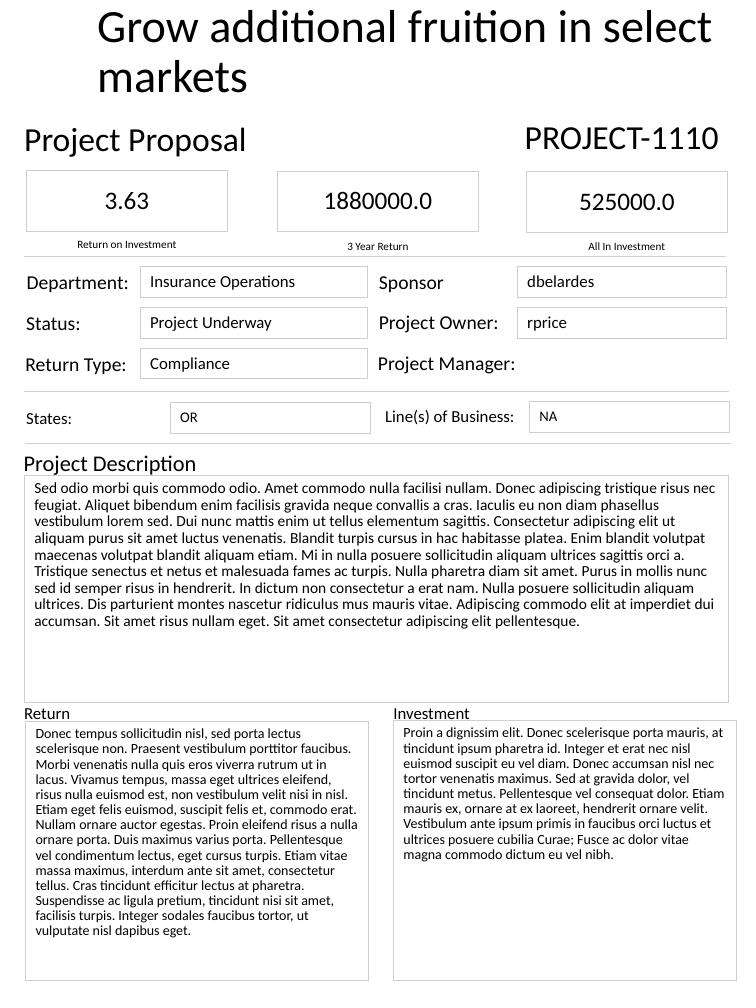
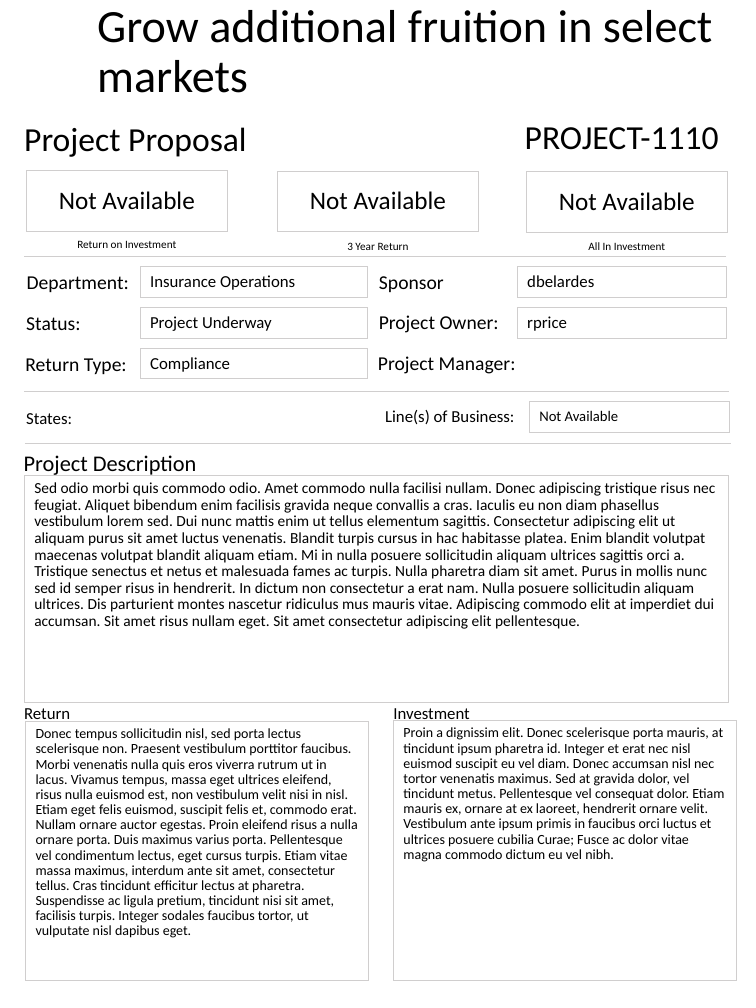
Before and after one commit to spikewood/Project-Report-Generator, a slide deck: slide 23 of ppt_output.pptx. Drawn at 756x1008 pixels with LibreOffice and Linux fonts; fonts in the diff are those of the drawing; background and template pictures are left out. Boxes give left, top, right and bottom in pixels: in the first picture for what was removed or moved away, otherwise in the second. Text is boxed around its words. In the diff, an @@ line names an element or a change of style, - is before the commit and + after.

```diff
--- a/ppt_output.pptx
+++ b/ppt_output.pptx
@@ text at (59,191,194,210): text changed @@
-3.63
+Not Available
@@ text at (310,191,446,209): text changed @@
-1880000.0
+Not Available
@@ text at (559,192,694,211): text changed @@
-525000.0
+Not Available
@@ text removed at (170,402,371,432) @@
-OR
@@ text at (539,410,619,421): text changed @@
-NA
+Not Available
```
Also in this commit, not shown: 13 other slides changed, 2 slides added, 2 slides removed, 1 other file.
